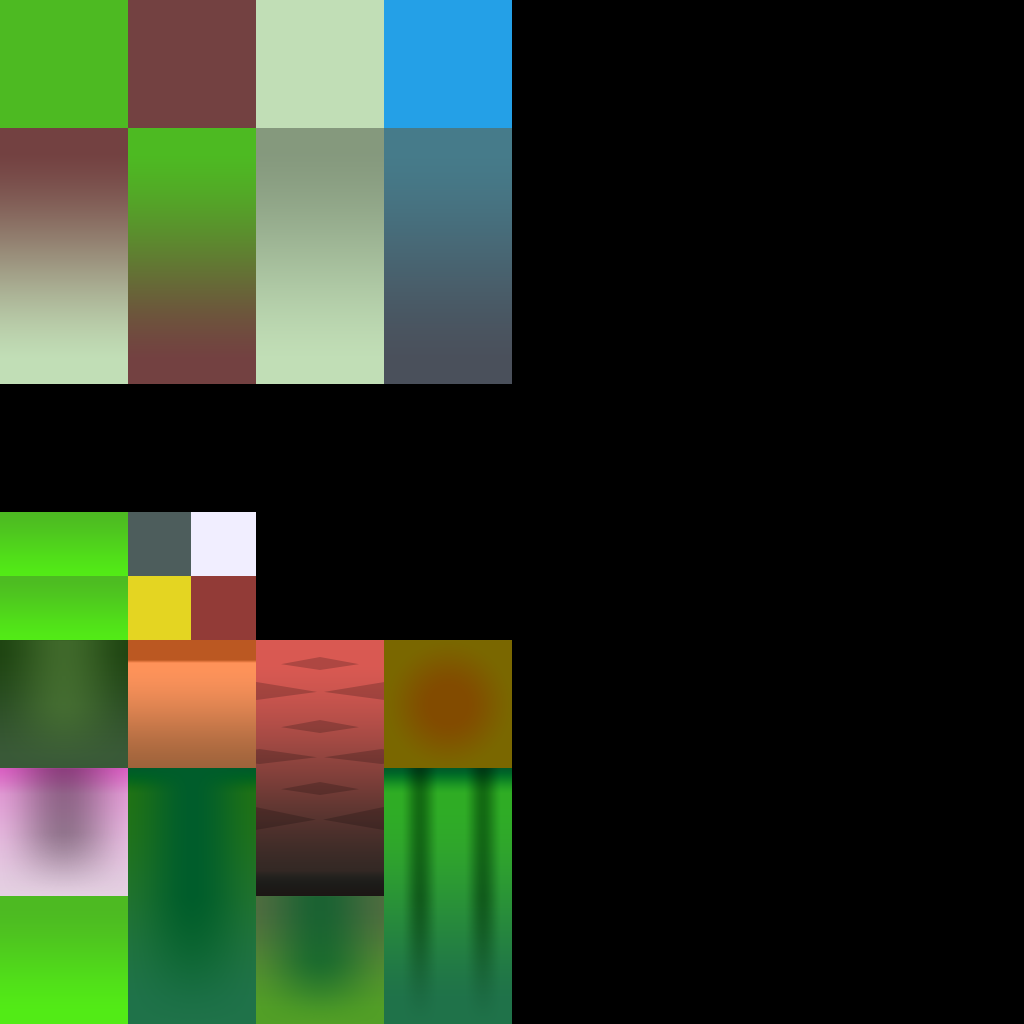
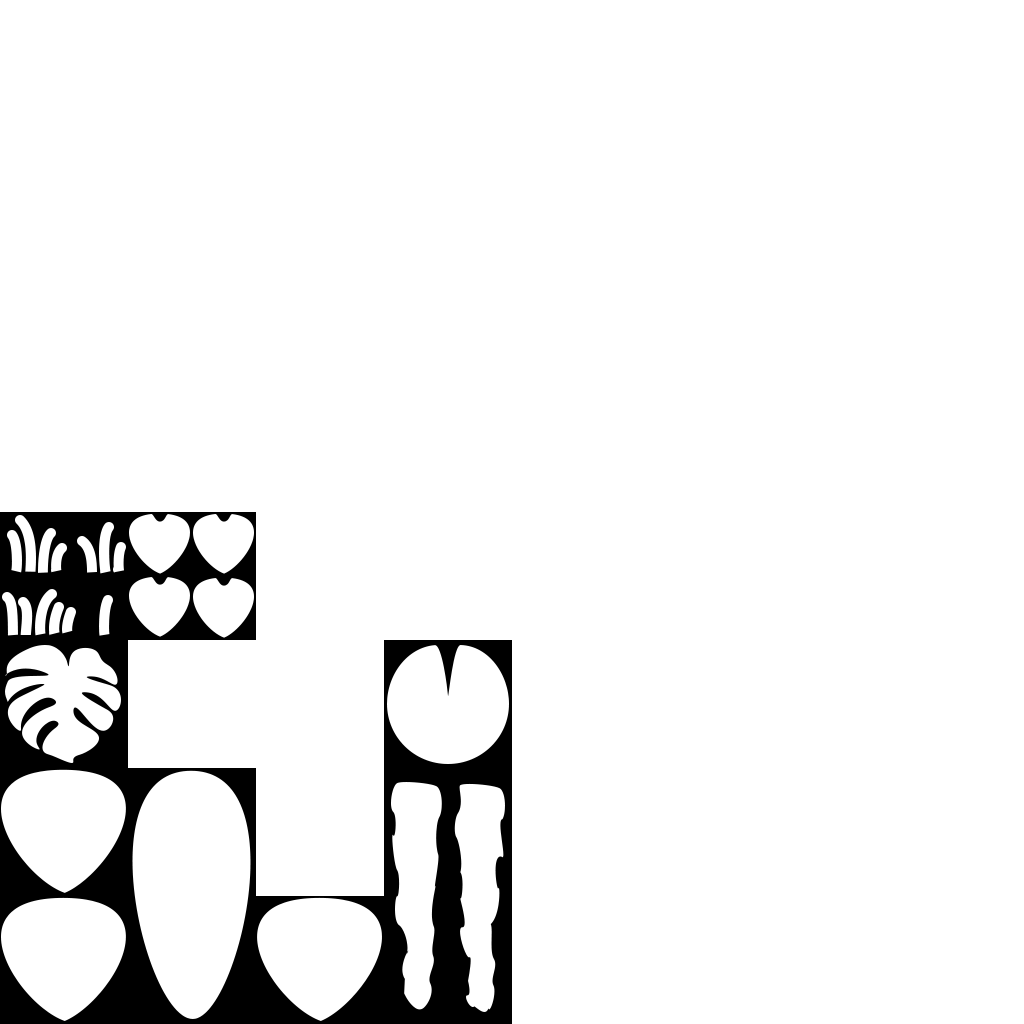
Layered file, before and after one edit (1024×1024). Changes by layer:
showed group "ClipMask" (21 layers) over [0, 0, 1024, 1024]
hid group "diffuse" (45 layers) over [0, 0, 512, 1024]
